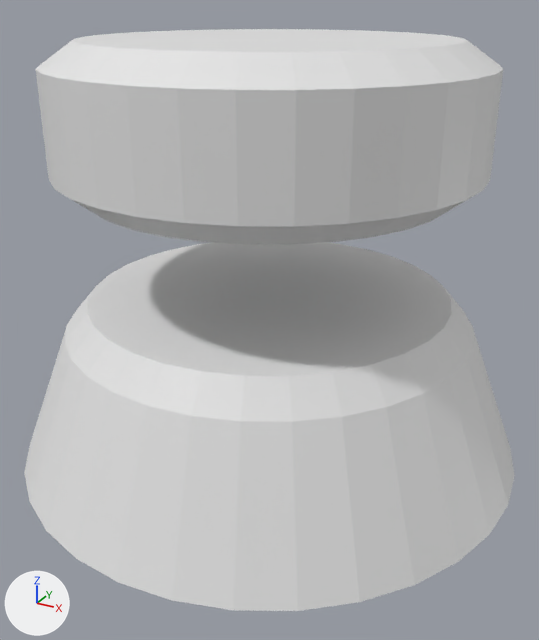
Two versions of the Blender file Blender/Obstacles/Bomb/Bomb.blend, one commit apart.
Rendered twice from a camera (50 mm lens) standing at (0.226, -0.411, 1.255) and looking at (0.008, -0.014, 1.057). Arrows for +X, +Y and +Z are at lower left; the lights stay in place. The same objects are shown in both versions, whatever each file hides.
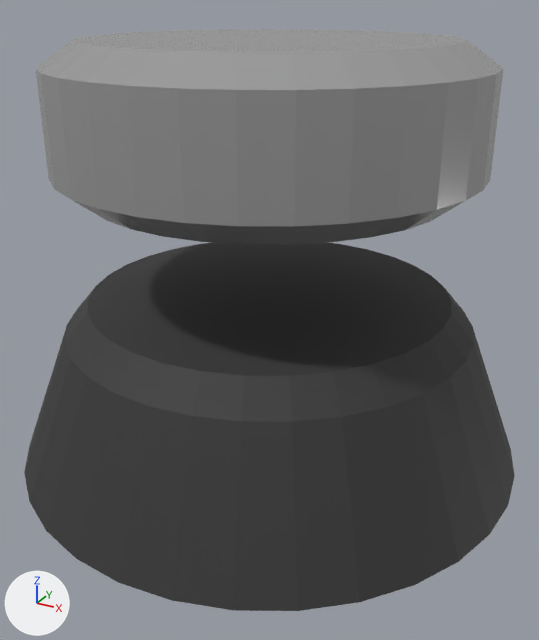
The newer file is also turned or shifted as a whole; pictures and numbers use the older file's frame.

Changed parts and their boxes [x1, y1, x2, y2] in the pictures (539 x 640 px):
```json
{"object": "Cylinder.001", "change": "recoloured", "before": [24, 242, 515, 611], "after": [24, 242, 515, 611], "on screen": "grey to black"}
{"object": "Cylinder.002", "change": "recoloured", "before": [36, 29, 503, 245], "after": [36, 29, 503, 245]}
```

Edits to the scene script, one JSON object a line:
```json
{"op": "add", "block": "mat_material_001", "code": ["mat_material_001 = principled_material('Material.001')", "mat_material_001.base_color = (0.443, 0.443, 0.443)  # grey #b2b2b2", "mat_material_001.metallic = 0.5", "mat_material_001.roughness = 0.2"]}
{"op": "add", "block": "mat_rust", "code": ["mat_rust = bpy.data.materials.new('Rust')", "# nodes: BsdfPrincipled, Bump, OutputMaterial, ParticleInfo", "# colours: black #414141"]}
{"block": "me_cylinder_001", "where": "me_cylinder_001.from_pydata(...)  # 96 vertices, 66 faces; spans x -1.29..1.29, y -1.29..1.29, z -1.27..1.0"}
{"op": "add", "block": "me_cylinder_001", "code": "me_cylinder_001.materials.append(mat_rust)"}
{"block": "me_cylinder_002", "where": "me_cylinder_002.from_pydata(...)  # 128 vertices, 98 faces; spans x -1.0..1.0, y -1.0..1.0, z -1.32..1.37"}
{"op": "add", "block": "me_cylinder_002", "code": "me_cylinder_002.materials.append(mat_material_001)  # grey #b2b2b2"}
```
